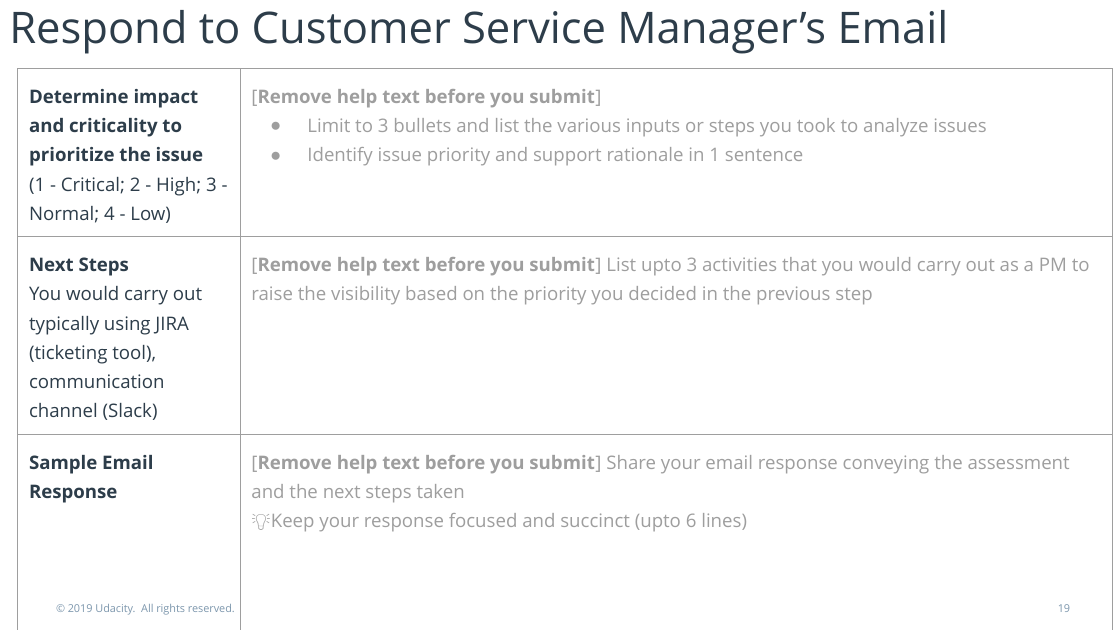
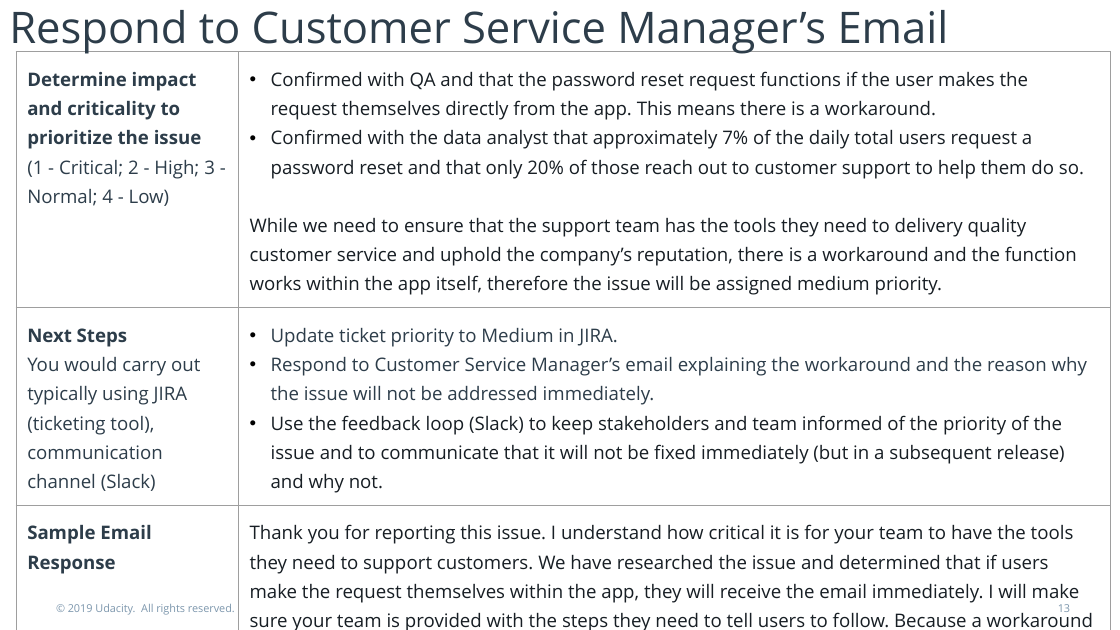
Before and after one commit to maleina/Health-App-Product-Management, a slide deck: slide 13 of 3 - Product Development/Project Presentation Course 3.pptx (slide 19 before the commit). Drawn at 1120x630 pixels with LibreOffice and Linux fonts; fonts in the diff are those of the drawing. Boxes give left, top, right and bottom in pixels: in the first picture for what was removed or moved away, otherwise in the second. Text is boxed around its words. In the diff, an @@ line names an element or a change of style, - is before the commit and + after.

```diff
--- a/3 - Product Development/Project Presentation Course 3.pptx
+++ b/3 - Product Development/Project Presentation Course 3.pptx
@@ table at [16, 52, 1111, 630] @@
-row 1, column 2: [Remove help text before you submit] / Limit to 3 bullets and list the various inputs or steps you took to analyze issues / Identify issue priority and support rationale in 1 sentence
+row 1, column 2: Confirmed with QA and that the password reset request functions if the user makes the request themselves directly from the app. This means there is a workaround. / Confirmed with the data analyst that approximately 7% of the daily total users request a password reset and that only 20% of those reach out to customer support to help them do so. / While we need to ensure that the support team has the tools they need to delivery quality customer service and uphold the company’s reputation, there is a workaround and the function works within the app itself, therefore the issue will be assigned medium priority.
-row 2, column 2: [Remove help text before you submit] List upto 3 activities that you would carry out as a PM to raise the visibility based on the priority you decided in the previous step
+row 2, column 2: Update ticket priority to Medium in JIRA. / Respond to Customer Service Manager’s email explaining the workaround and the reason why the issue will not be addressed immediately. / Use the feedback loop (Slack) to keep stakeholders and team informed of the priority of the issue and to communicate that it will not be fixed immediately (but in a subsequent release) and why not.
-row 3, column 2: [Remove help text before you submit] Share your email response conveying the assessment and the next steps taken / 💡Keep your response focused and succinct (upto 6 lines)
+row 3, column 2: Thank you for reporting this issue. I understand how critical it is for your team to have the tools they need to support customers. We have researched the issue and determined that if users make the request themselves within the app, they will receive the email immediately. I will make sure your team is provided with the steps they need to tell users to follow. Because a workaround exists, the issue has been given medium priority and the tool will be fixed soon in a future update. We will keep you appraised of its progress. Thank you again.
@@ table: place and size @@
-table at [18, 68, 1113, 614]
+table at [16, 52, 1111, 630]
```
Also in this commit, not shown: 10 other slides changed, 10 slides removed, 2 other files.
